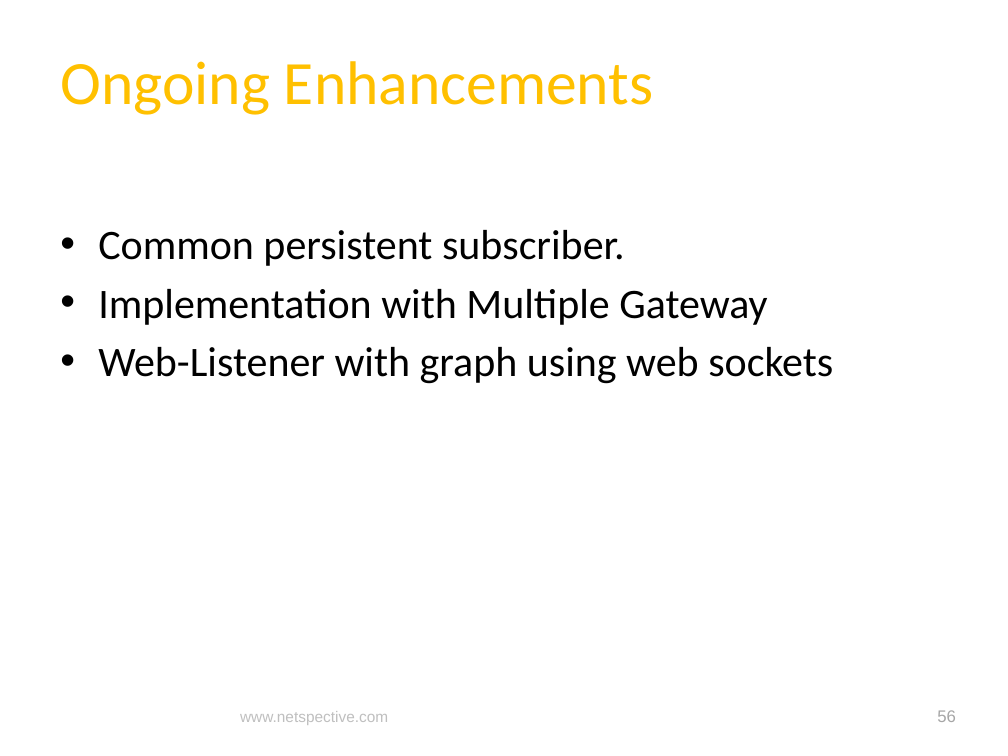
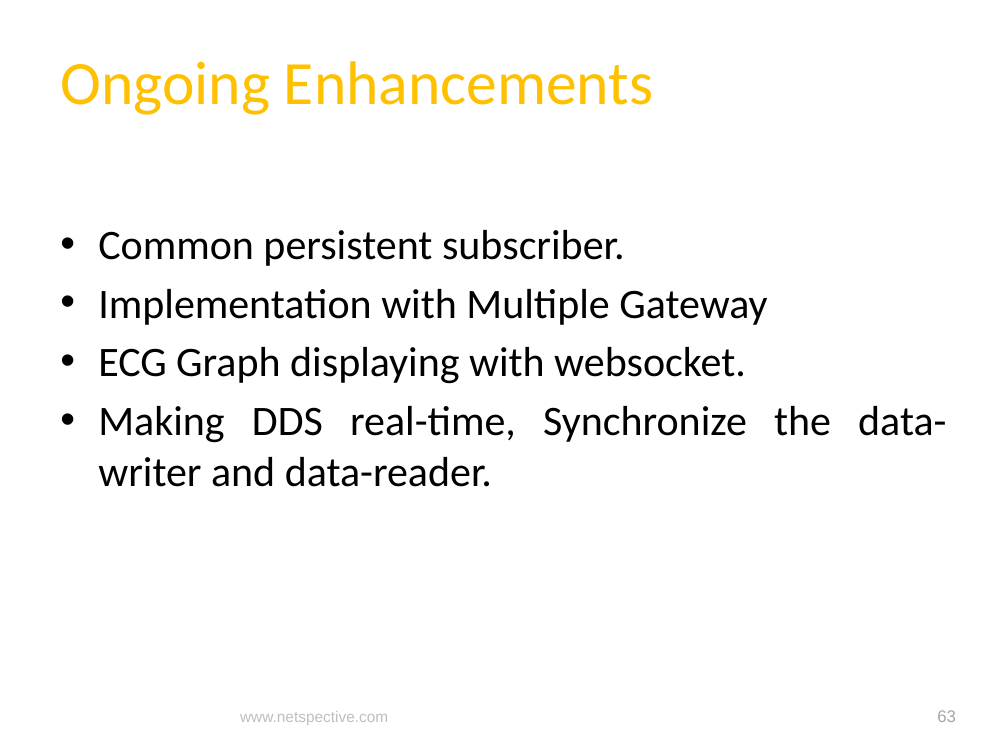
Before and after one commit to netspective/fluent, a slide deck: slide 63 of support/documents/Covidien Gateway Prototype Project Status and Plan.pptx (slide 56 before the commit). Drawn at 1008x756 pixels with LibreOffice and Linux fonts; fonts in the diff are those of the drawing; background and template pictures are left out. Boxes give left, top, right and bottom in pixels: in the first picture for what was removed or moved away, otherwise in the second. Text is boxed around its words. In the diff, an @@ line names an element or a change of style, - is before the commit and + after.

```diff
--- a/support/documents/Covidien Gateway Prototype Project Status and Plan.pptx
+++ b/support/documents/Covidien Gateway Prototype Project Status and Plan.pptx
@@ text at <box>98,347,946,487</box>: text changed @@
-• Web-Listener with graph using web sockets
+• ECG Graph displaying with websocket.
+• Making DDS real-time, Synchronize the data-writer and data-reader.
@@ page number at <box>937,710,956,722</box>: text changed @@
-56
+63
```
Also in this commit, not shown: 2 other slides changed, 7 slides added, 8 other files.
